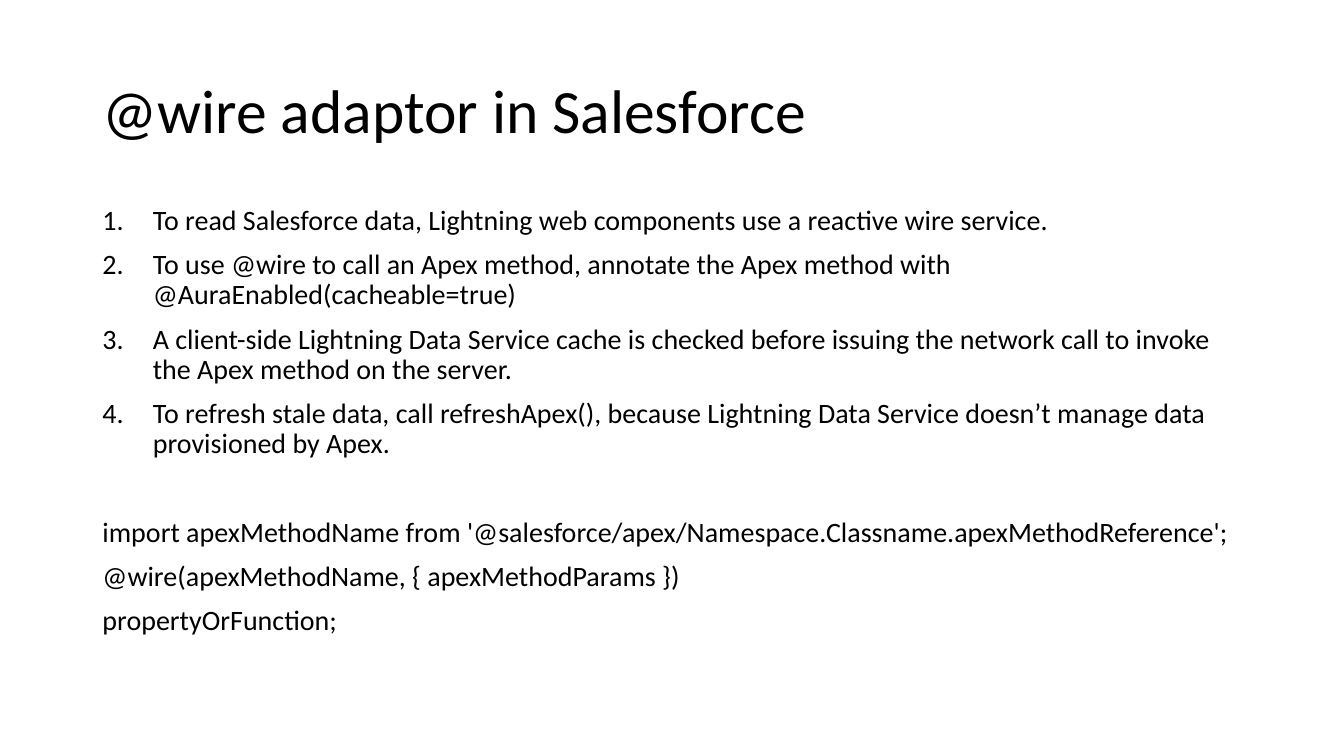
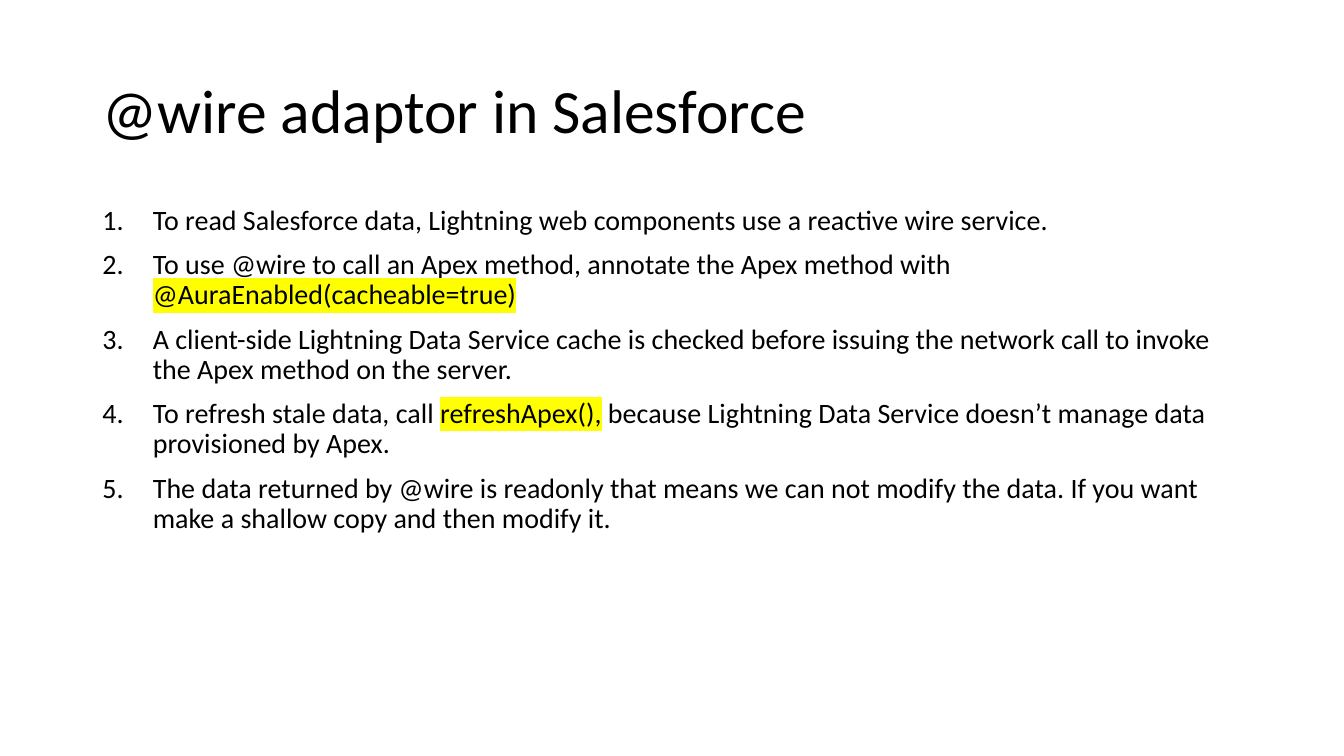
Before and after one commit to amitastreait/lwc-learning, a slide deck: slide 70 of docs/PPT/Lightning Web component.pptx (slide 52 before the commit). Drawn at 1344x756 pixels with LibreOffice and Linux fonts; fonts in the diff are those of the drawing. Boxes give left, top, right and bottom in pixels: in the first picture for what was removed or moved away, otherwise in the second. Text is boxed around its words. In the diff, an @@ line names an element or a change of style, - is before the commit and + after.

```diff
--- a/docs/PPT/Lightning Web component.pptx
+++ b/docs/PPT/Lightning Web component.pptx
@@ text at (153,254,1205,458): highlight none to #FFFF00 in "@AuraEnabled(cacheable=true)", "refreshApex()," @@
@@ text at (153,478,1198,533): text changed @@
-import apexMethodName from '@salesforce/apex/Namespace.Classname.apexMethodReference';
-@wire(apexMethodName, { apexMethodParams })
-propertyOrFunction;
+5. The data returned by @wire is readonly that means we can not modify the data. If you want make a shallow copy and then modify it.
```
Also in this commit, not shown: 17 other slides changed, 47 slides added, 15 other files.
